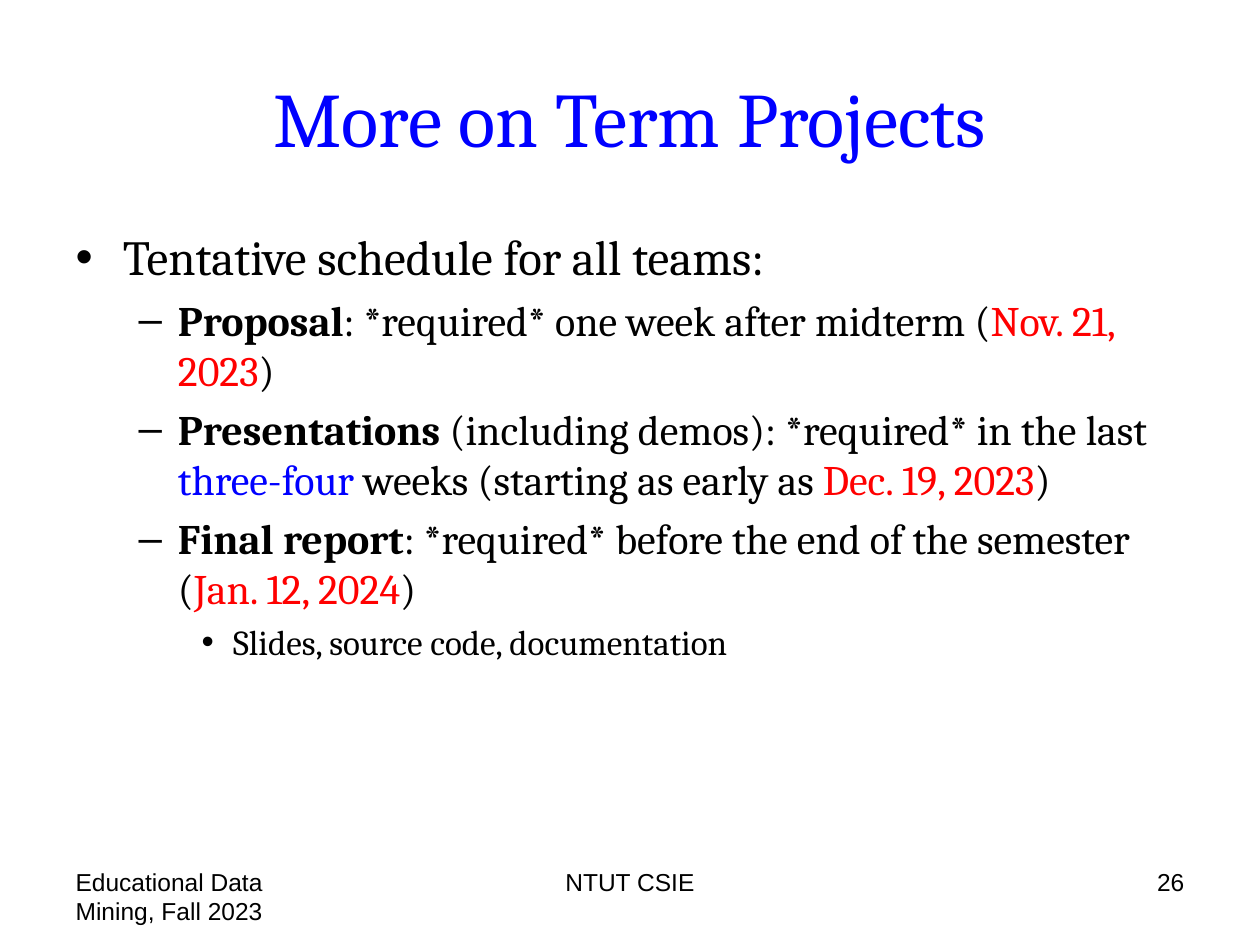
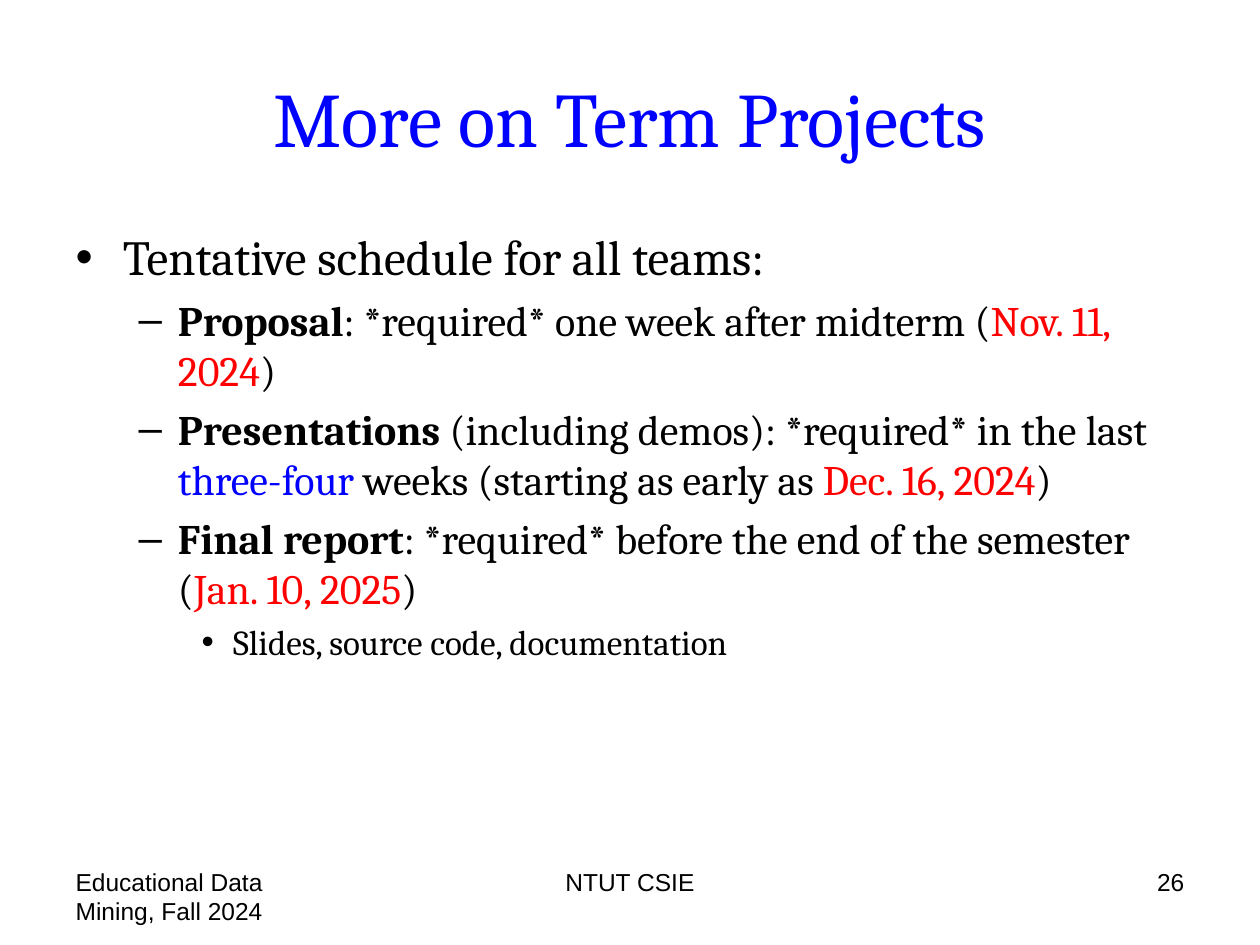
Before and after one commit to chriswjh/chriswjh.github.io, a slide deck: slide 26 of EDM/00-overview.pptx. Drawn at 1260x945 pixels with LibreOffice and Linux fonts; fonts in the diff are those of the drawing. Boxes give left, top, right and bottom in pixels: in the first picture for what was removed or moved away, otherwise in the second. Text is boxed around its words. In the diff, an @@ line names an element or a change of style, - is before the commit and + after.

```diff
--- a/EDM/00-overview.pptx
+++ b/EDM/00-overview.pptx
@@ text at box(178, 306, 1147, 613): text changed @@
-  – Proposal: *required* one week after midterm (Nov. 21, 2023)
-  – Presentations (including demos): *required* in the last three-four weeks (starting as early as Dec. 19, 2023)
-  – Final report: *required* before the end of the semester (Jan. 12, 2024)
+  – Proposal: *required* one week after midterm (Nov. 11, 2024)
+  – Presentations (including demos): *required* in the last three-four weeks (starting as early as Dec. 16, 2024)
+  – Final report: *required* before the end of the semester (Jan. 10, 2025)
@@ text at box(76, 873, 263, 925): text changed @@
-Educational Data Mining, Fall 2023
+Educational Data Mining, Fall 2024
```
Also in this commit, not shown: 33 other slides changed.
